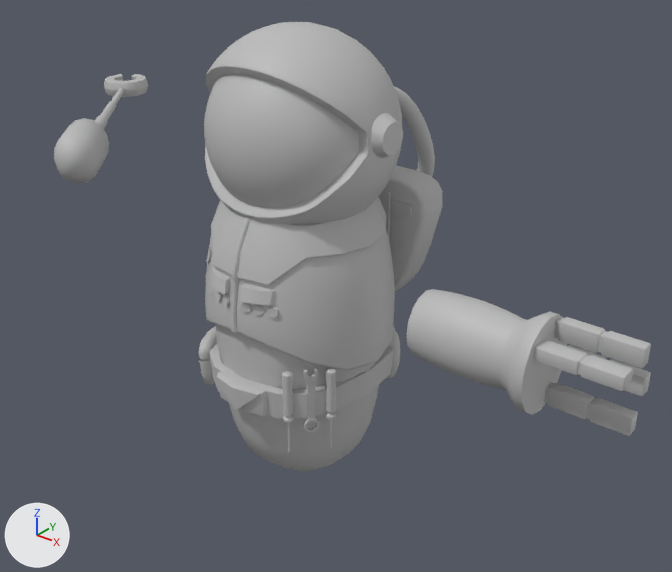
Renders of the FBX model Assets/Playerç/MOVIMIENTOSPERSJ.fbx from each side of a commit.
Camera for both pictures: a 50 mm camera at (1.71, -1.89, 2.08) aimed at (-0.19, 0.48, 0.61). Every picture has the same lights, and +X, +Y and +Z are marked at lower left. Both versions are drawn at frame 1 of the action 'COGER'; the numbers are the values there.

Objects in the first picture: 'BrazoDer_Antebrazo.001', 'BrazoIzq_Antebrazo', 'BrazoIzq_Gancho.001', 'BrazoIzq_LoQueSeEstira.001', 'BrazoIzq_LoQueSeEstira001.001', 'BrazoIzq_LoQueSeEstira002.001', 'Casco.001', 'Torso.001'.
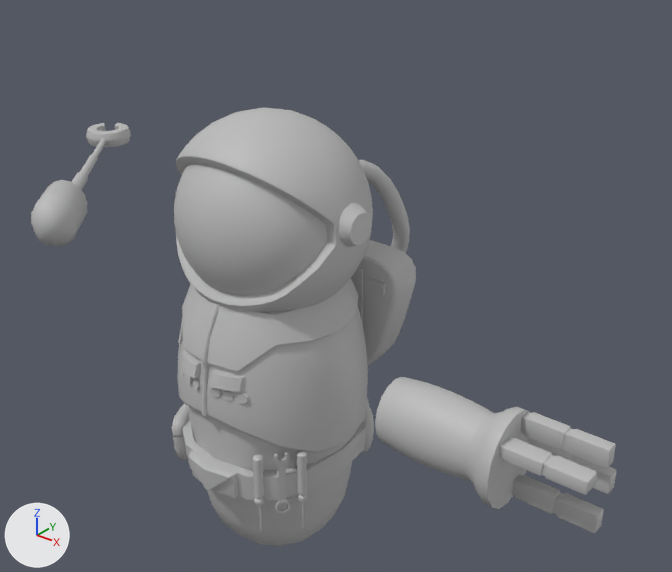
Pixel boxes [x1, y1, x2, y2] of what changed, in the pictures (672 x 572 px):
'Torso.001', moved
    before: [198, 86, 443, 472]
    after: [171, 160, 416, 546]
'Casco.001', moved
    before: [204, 22, 403, 225]
    after: [174, 107, 373, 313]
'BrazoDer_Antebrazo.001', moved
    before: [406, 289, 651, 436]
    after: [375, 377, 617, 533]
'BrazoIzq_Antebrazo', moved
    before: [54, 118, 109, 184]
    after: [31, 180, 88, 247]
'BrazoIzq_Gancho.001', moved
    before: [104, 74, 148, 97]
    after: [86, 123, 131, 147]
'BrazoIzq_LoQueSeEstira001.001', moved
    before: [101, 101, 117, 120]
    after: [80, 154, 98, 177]
'BrazoIzq_LoQueSeEstira.001', moved
    before: [94, 115, 108, 129]
    after: [72, 172, 88, 190]
'BrazoIzq_LoQueSeEstira002.001', moved
    before: [111, 88, 125, 104]
    after: [93, 138, 107, 158]

The change in detail:
Object 'BrazoIzq_LoQueSeEstira001.001' (ob_brazoizq_loqueseestira001_001) moves from (-1.199, 0.049, 0.856) to (-1.199, -0.087, 0.639).
Object 'Casco.001' (ob_casco_001) moves from (-0.008, 0.113, 1.312) to (-0.008, -0.023, 1.095).
Object 'BrazoIzq_LoQueSeEstira002.001' (ob_brazoizq_loqueseestira002_001) moves from (-1.467, 0.049, 0.856) to (-1.467, -0.087, 0.639).
Object 'Torso.001' (ob_torso_001) moves from (-0.008, 0.078, 0.65) to (-0.008, -0.058, 0.433).
Object 'BrazoIzq_Gancho.001' (ob_brazoizq_gancho_001) moves from (-1.703, 0.054, 0.856) to (-1.703, -0.082, 0.639).
Object 'BrazoIzq_LoQueSeEstira.001' (ob_brazoizq_loqueseestira_001) moves from (-0.932, 0.049, 0.856) to (-0.932, -0.087, 0.639).
Object 'BrazoDer_Antebrazo.001' (ob_brazoder_antebrazo_001) moves from (0.654, 0.049, 0.856) to (0.654, -0.087, 0.64).
Object 'BrazoIzq_Antebrazo' (ob_brazoizq_antebrazo) moves from (-0.622, 0.048, 0.856) to (-0.622, -0.089, 0.64).
